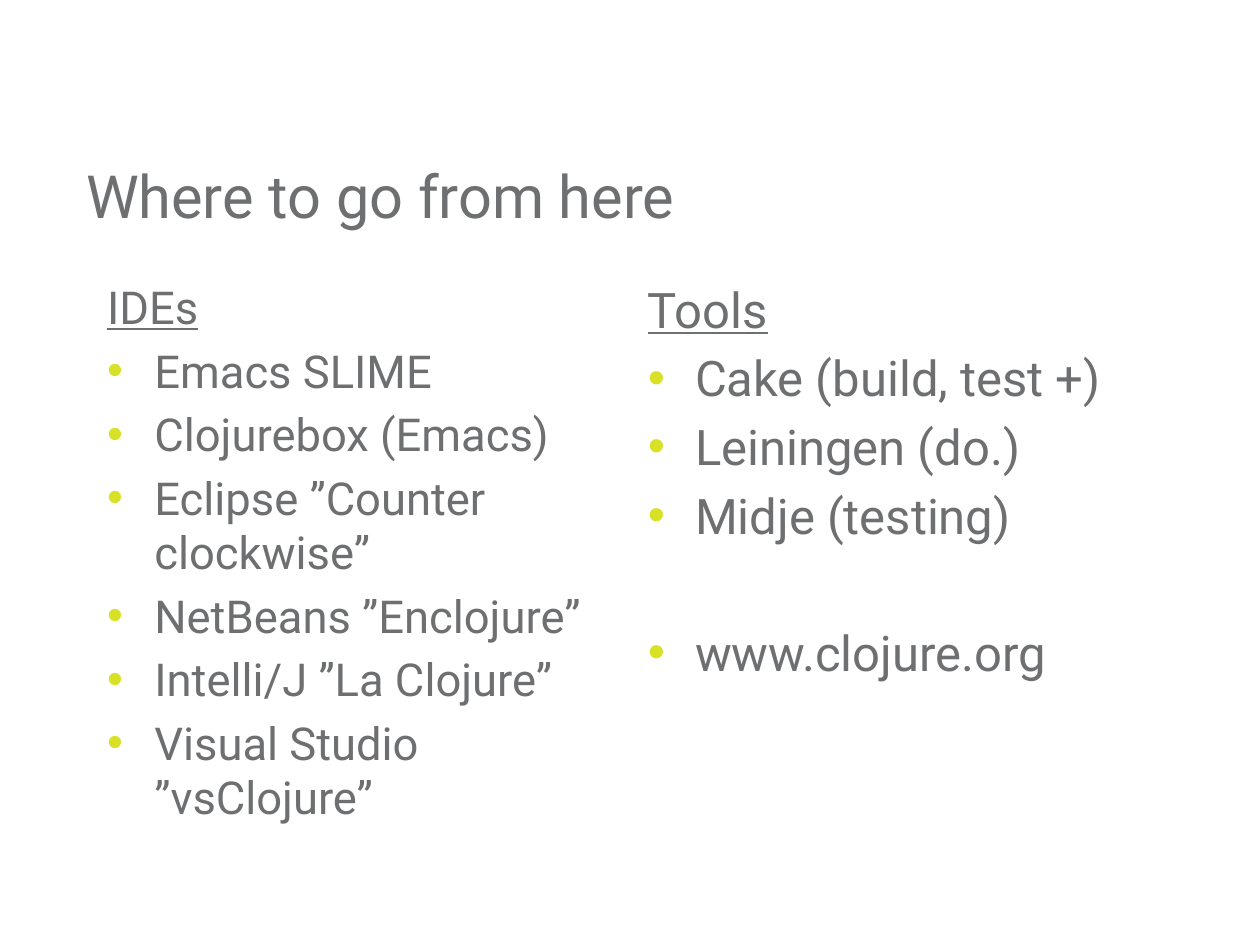
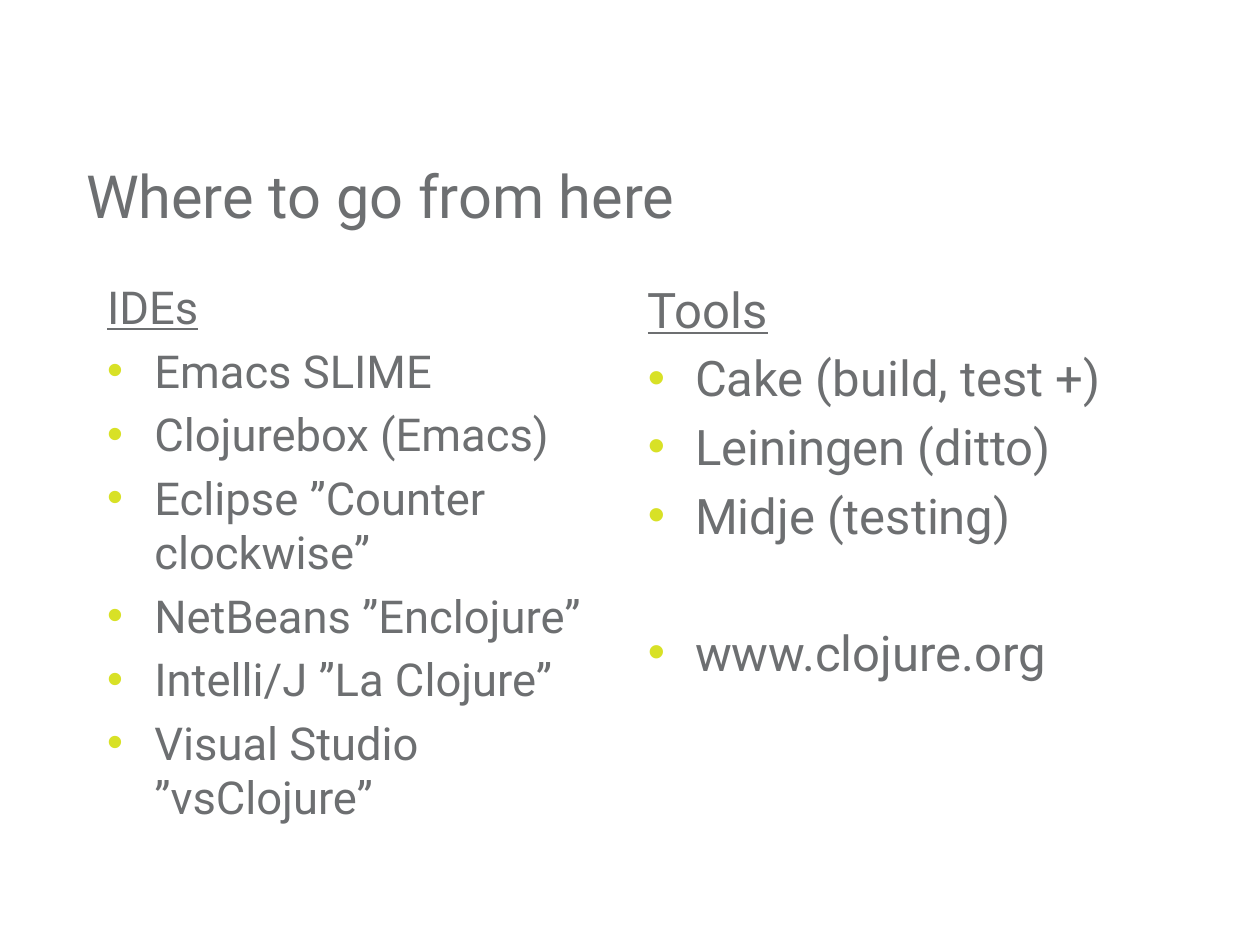
Before and after one commit to mjul/top-10-clojure-ndc-2011, a slide deck: slide 42 of Top Things to Learn From Clojure.pptx. Drawn at 1260x945 pixels with LibreOffice and Linux fonts; fonts in the diff are those of the drawing; background and template pictures are left out. Boxes give left, top, right and bottom in pixels: in the first picture for what was removed or moved away, otherwise in the second. Text is boxed around its words. In the diff, an @@ line names an element or a change of style, - is before the commit and + after.

```diff
--- a/Top Things to Learn From Clojure.pptx
+++ b/Top Things to Learn From Clojure.pptx
@@ text at (695, 426, 1051, 476): text changed @@
-• Leiningen (do.)
+• Leiningen (ditto)
```
Also in this commit, not shown: 1 other slide changed, 2 other files.
